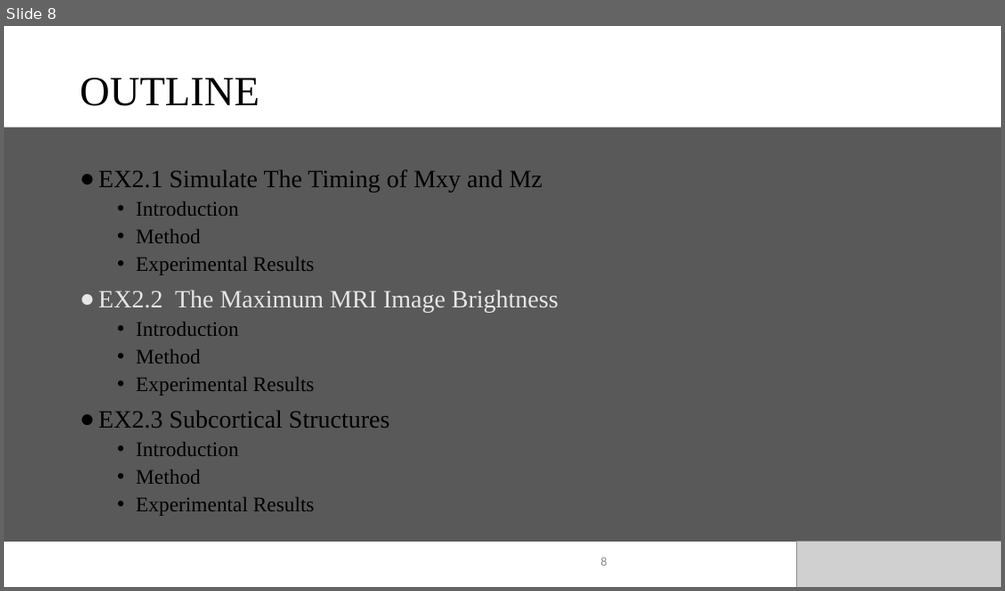
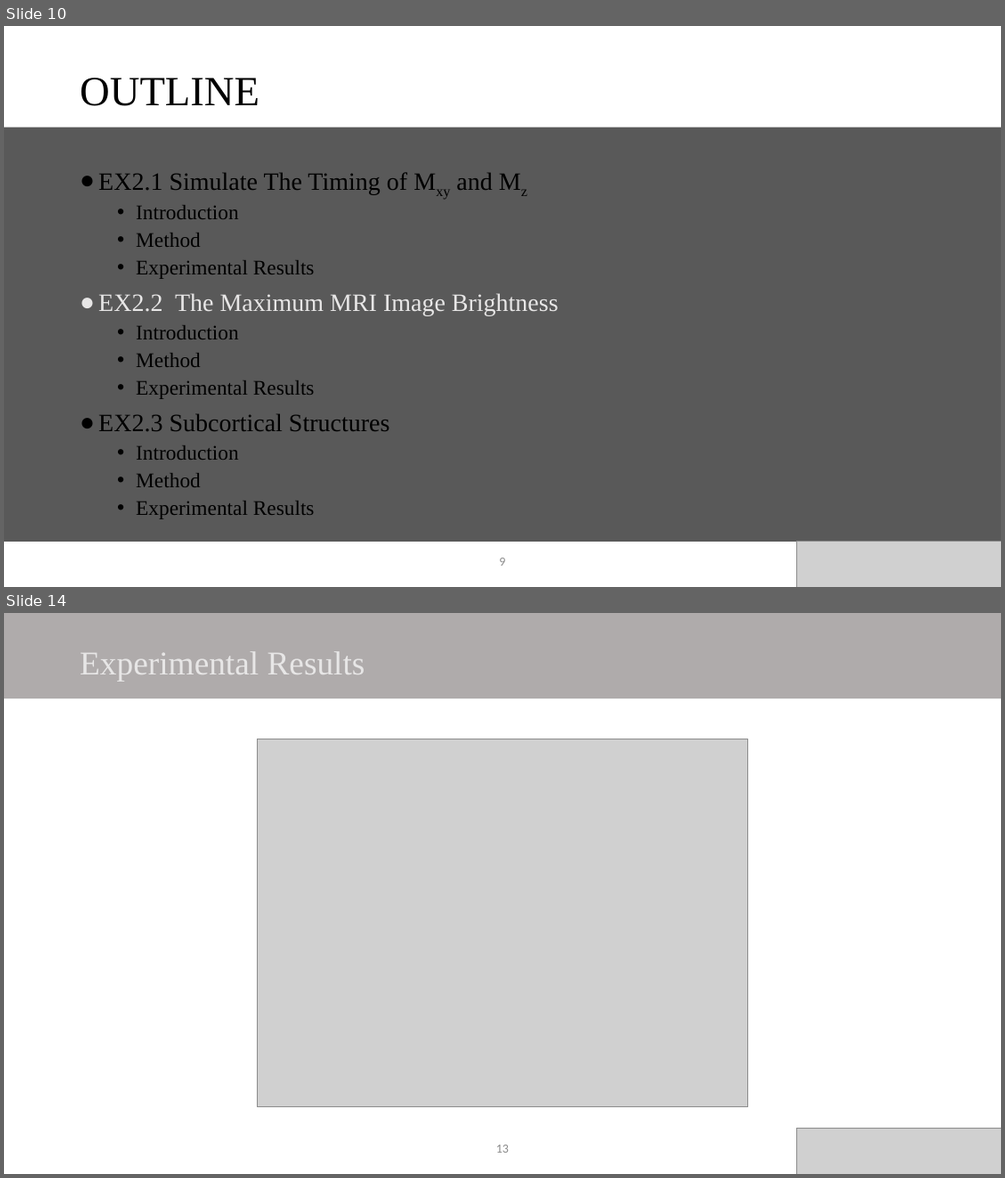
Before and after one commit to DanielHo-BS/MRI, a slide deck: FLASH_HW2/HW2.pptx. Shown one above the other, each under a label of ours: slide 8 before the commit, slides 10 and 14 after it; the slides between them are not shown. The pictures are 1005x591 and 1005x1178 pixels, drawn with LibreOffice and Linux fonts; fonts in the diff are those of the drawing; grey boxes stand for pictures. Boxes give left, top, right and bottom in pixels: in the first picture for what was removed or moved away, otherwise in the second. Text is boxed around its words. In the diff, an @@ line names an element or a change of style, - is before the commit and + after.

```diff
--- a/FLASH_HW2/HW2.pptx
+++ b/FLASH_HW2/HW2.pptx
@@ slide 14 added at [4,613,1001,1174], background #FFFFFF @@
@@ rectangle added at [4,613,1001,699], fill #AFABAB @@
@@ text added at [80,651,365,681], 32 pt, text #E7E6E6 @@
+Experimental Results
@@ picture added at [258,739,748,1107] @@
@@ page number added at [496,1144,509,1152], 12 pt, text #8C8C8C @@
+13
@@ picture added at [797,1128,1001,1174] @@
@@ what was slide 8 is now slide 10 @@
@@ slide 10 changed as well @@
@@ text at [98,172,492,195]: now subscript in "Mxy Mz" @@
@@ page number at [499,557,505,565]: text changed @@
-8
+9
```
Also in this commit, not shown: 2 other slides changed, 22 other slides added, 7 slides removed, 6 other files.
